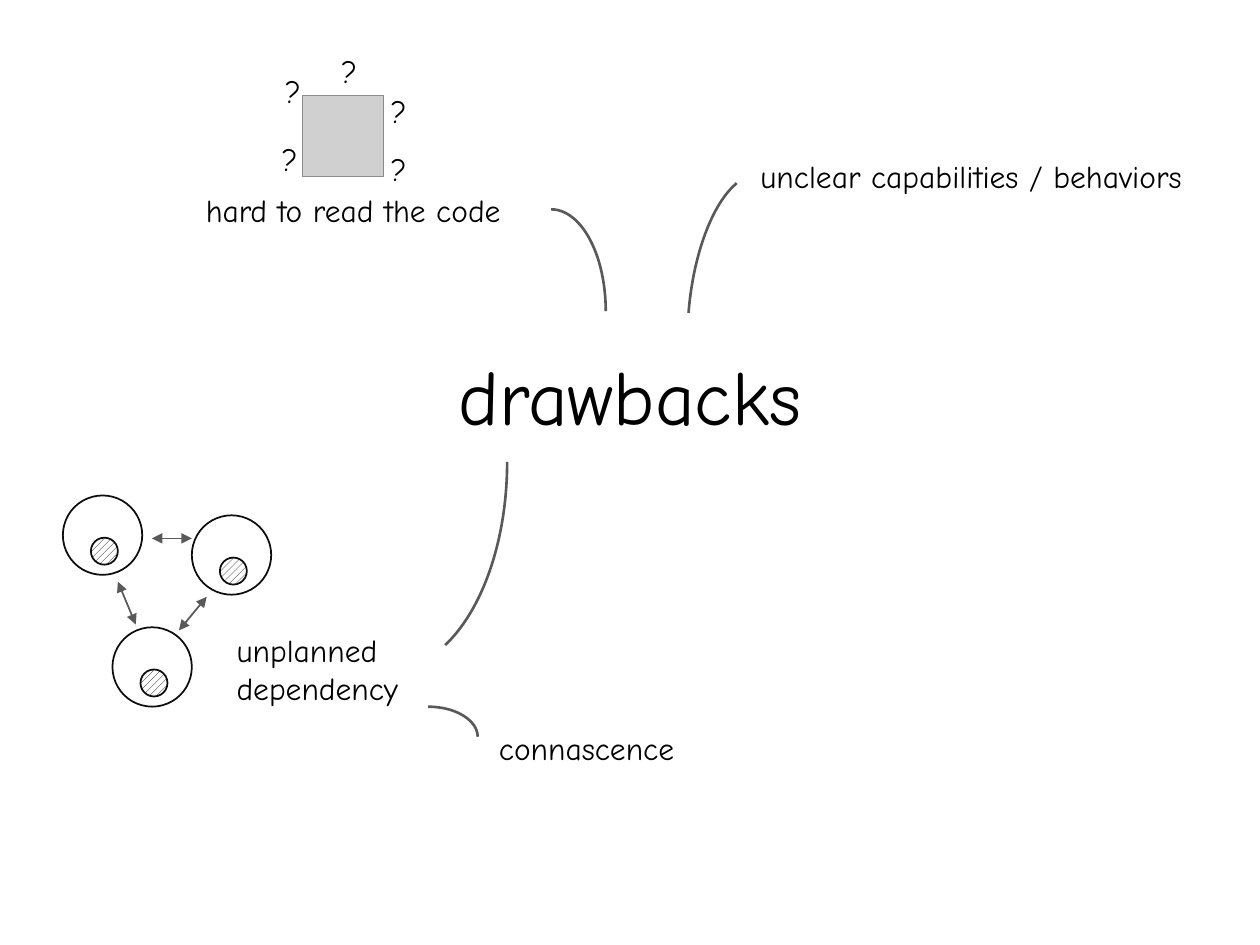
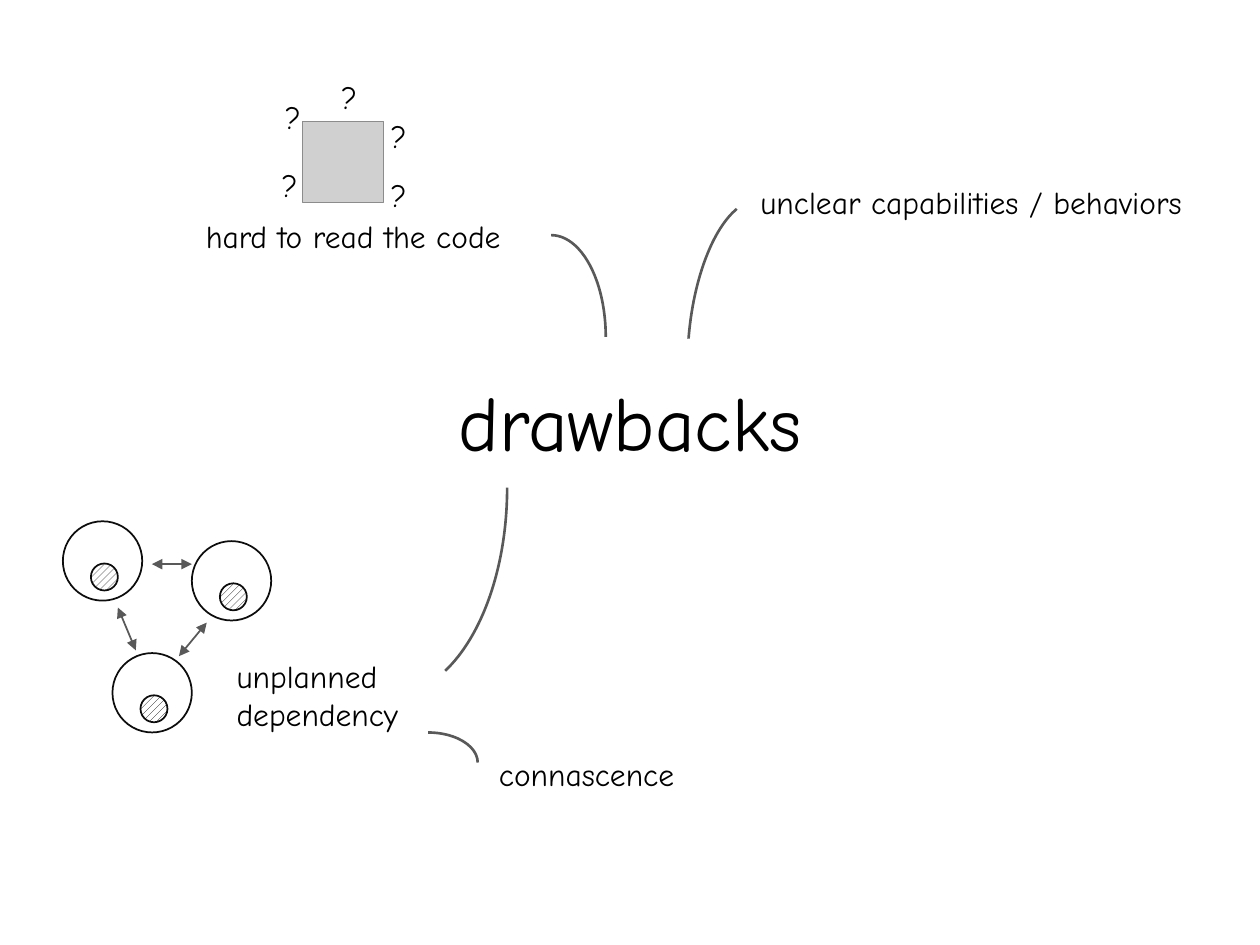
Before and after one commit to archive/talk-mixin-in-js, a slide deck: slide 19 of presentation/Mixins and mixes in JavaScript.pptx. Drawn at 1260x945 pixels with LibreOffice and Linux fonts; fonts in the diff are those of the drawing; grey boxes stand for pictures. Boxes give left, top, right and bottom in pixels: in the first picture for what was removed or moved away, otherwise in the second. Text is boxed around its words. In the diff, an @@ line names an element or a change of style, - is before the commit and + after.

```diff
--- a/presentation/Mixins and mixes in JavaScript.pptx
+++ b/presentation/Mixins and mixes in JavaScript.pptx
@@ 9 texts, 6 ellipses, 4 arc (boxed as its full ellipse)s, 3 double arrows, 1 picture, 1 title: place and size @@
-9 texts, 6 ellipses, 4 arc (boxed as its full ellipse)s, 3 double arrows, 1 picture, 1 title at (63, 45, 1181, 767)
+9 texts, 6 ellipses, 4 arc (boxed as its full ellipse)s, 3 double arrows, 1 picture, 1 title at (63, 72, 1181, 793)
```
Also in this commit, not shown: 8 other slides changed, 5 other files.
